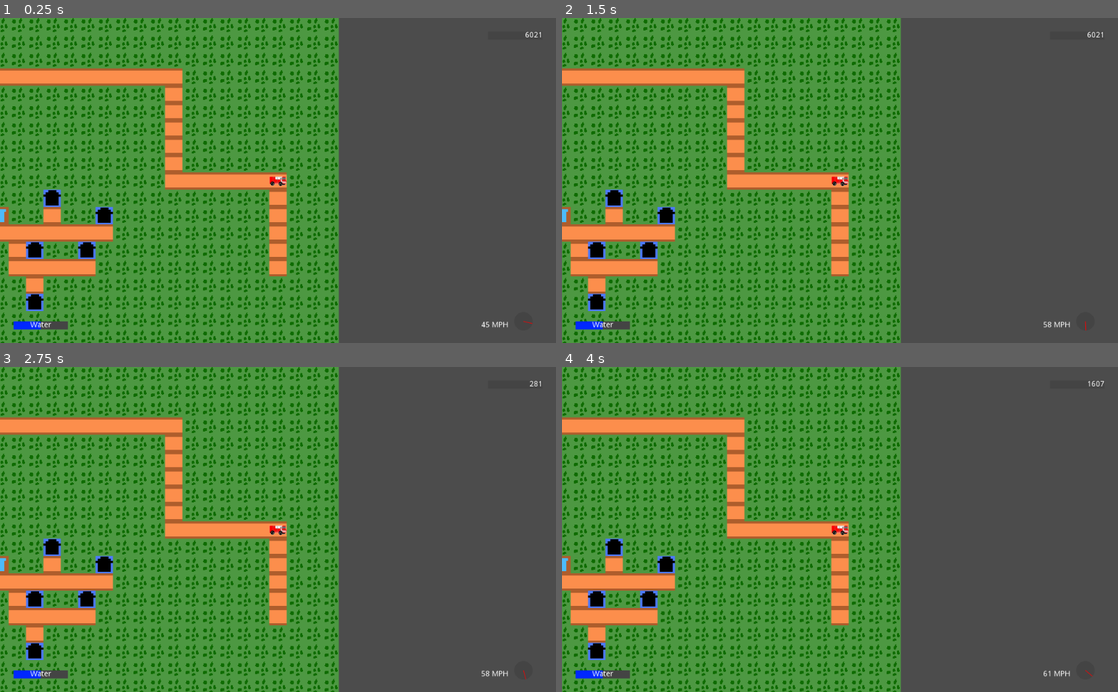
Above: before the commit, frames 1-4 (two rows, left to right).
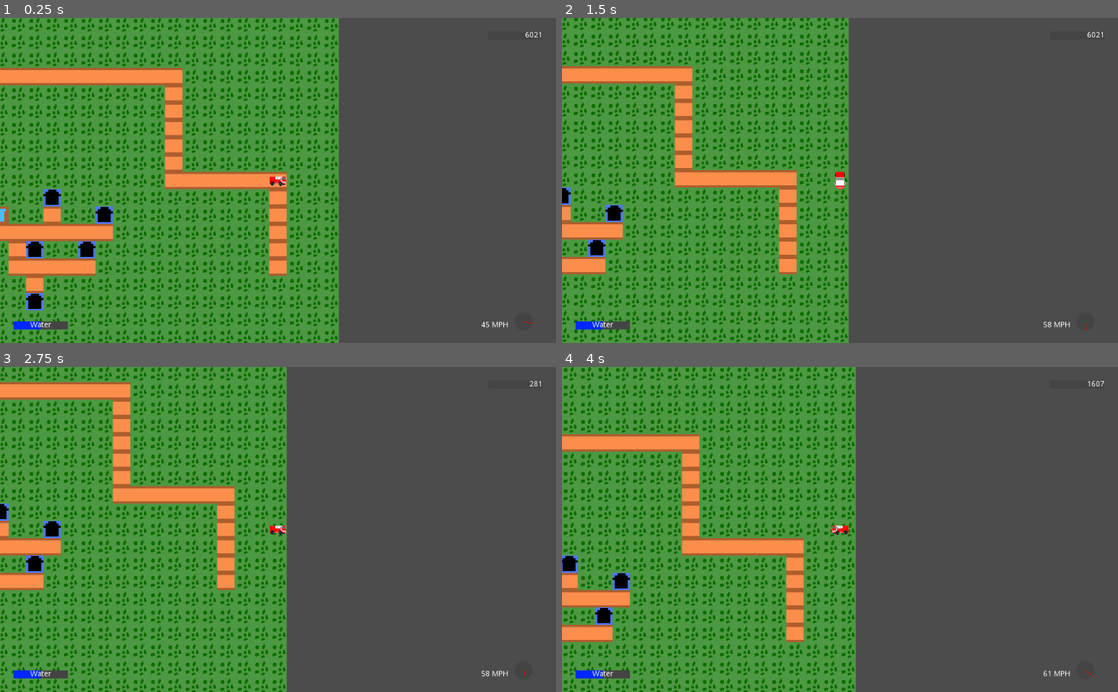
Above: after the commit, the same moments.

Repository: ConsoleCowboysInCyberspace/inferno
Game: Godot game, scene res://Scenes/main_level.tscn
Two runs of this game, one before a commit and one after it. Both use one fixed random seed, a clock stepped at 60 frames per second and the inputs below.
Inputs (mouse positions are in pixels of both pictures, inside the frame that each line leads up to):
- Up to frame 1 (0.25 s): no input
- Up to frame 2 (1.5 s): tap Enter at 0.5 s; move the mouse to (962, 164) at 0.52 s; hold D (truck_right) 0.53-1.28 s; tap Space (dig_trench) at 0.6, 1.35 s; click (962, 164) at 0.67 s; move the mouse to (728, 196) at 1.27 s; hold S (truck_down) from 1.28 s (still down); click (728, 196) at 1.42 s
- Up to frame 3 (2.75 s): move the mouse to (333, 458) at 2.02 s; release S (truck_down) at 2.03 s; hold D (truck_right) from 2.03 s (still down); tap Space (dig_trench) at 2.1 s; click (333, 458) at 2.17 s
- Up to frame 4 (4 s): tap Space (dig_trench) at 2.75, 2.85, 3.6 s; move the mouse to (812, 594) at 2.77 s; release D (truck_right) at 2.78 s; hold W (truck_up) 2.78-3.53 s; click (812, 594) at 2.92 s; move the mouse to (1006, 578) at 3.52 s; hold A (truck_left) from 3.53 s (still down); click (1006, 578) at 3.67 s

The runs differ from the first frame. In frame 1, 6.1% of the frame differs, in the area x 0-61%, y 0-100%; in frame 2, 30%; in frame 3, 25%; in frame 4, 34%.
Error before the commit: Parse Error: Too few arguments for "is_mouse_button_pressed()" call. Expected at least 1. (res://scripts/TruckScript.gd:43)

Commit message:
Implement hold-to-fire for water cannon

Diff:
--- a/Scenes/main_level.tscn
+++ b/Scenes/main_level.tscn
@@ -43,8 +43,6 @@
 [node name="Fire_Truck" parent="." instance=ExtResource( 3 )]
 position = Vector2( 1936.03, 591.34 )
 scale = Vector2( 0.5, 0.5 )
-water_amount = null
-squareSize = null
 
 [node name="windEmbers" parent="." instance=ExtResource( 6 )]
 position = Vector2( 21.748, 482.85 )
--- a/scripts/TruckScript.gd
+++ b/scripts/TruckScript.gd
@@ -15,6 +15,7 @@
 var targetPos = null
 var digTimer : Timer
 var digPos : Vector2
+var lastMousePosition: Vector2 = Vector2(0, 0)
 
 # Custom init that is called from the controller
 func customInit():
@@ -40,8 +41,8 @@
 	if Input.is_action_just_released("dig_trench"):
 		digTrench()
 
-	if Input.is_mouse_button_pressed():
-		pass
+	if Input.is_mouse_button_pressed(BUTTON_LEFT):
+		try_fire_cannon(lastMousePosition)
 
 	if !targetPos:
 		if Input.is_action_pressed("truck_up"):
@@ -79,12 +80,10 @@
 			velocity = 0
 
 func _input(event):
-	if event is InputEventMouseButton:
-		if event.button_index == BUTTON_LEFT && event.pressed:
-			on_left_clicked(event)
-
-func on_left_clicked(event: InputEvent):
-	try_fire_cannon(event.position)
+	if event is InputEventMouseMotion:
+		# we have to cache this as there is no way to proactively
+		# query it from the Input system
+		lastMousePosition = event.position
 
 func try_fire_cannon(mousePosition):
 	# redundant calls
@@ -115,6 +114,9 @@
 
 # fires water on tile unless truck has ed
 func fire_waterCannon(tile):
+	print("firing water cannon at ", tile)
+	print(water_amount)
+	print(water_per_firing)
 	var new_amount = water_amount - water_per_firing
 
 	if (new_amount < 0):
--- a/scripts/Wind.gd
+++ b/scripts/Wind.gd
@@ -19,29 +19,29 @@
 const angle_step = 0.75
 
 func _ready():
-    var rng = RandomNumberGenerator.new()
-    rng.randomize()
+	var rng = RandomNumberGenerator.new()
+	rng.randomize()
 
-    speed_noise = OpenSimplexNoise.new()
-    speed_noise.seed = rng.randi()
-    angle_noise = OpenSimplexNoise.new()
-    angle_noise.seed = rng.randi()
+	speed_noise = OpenSimplexNoise.new()
+	speed_noise.seed = rng.randi()
+	angle_noise = OpenSimplexNoise.new()
+	angle_noise.seed = rng.randi()
 
-    _physics_process(1) # set initial values
+	_physics_process(1) # set initial values
 
 func _physics_process(delta):
-    var now = OS.get_ticks_msec() / 1000.0
+	var now = OS.get_ticks_msec() / 1000.0
 
-    if now - last_speed > speed_delay:
-        last_speed = now
-        wind_speed = int(60 + 50 * speed_noise.get_noise_1d(speed_time))
-        speed_time += speed_step
+	if now - last_speed > speed_delay:
+		last_speed = now
+		wind_speed = int(60 + 50 * speed_noise.get_noise_1d(speed_time))
+		speed_time += speed_step
 
-        emit_signal("wind_speed_changed", wind_speed)
+		emit_signal("wind_speed_changed", wind_speed)
 
-    if now - last_angle > angle_delay:
-        last_angle = now
-        wind_angle = 360 * angle_noise.get_noise_1d(angle_time)
-        angle_time += angle_step
+	if now - last_angle > angle_delay:
+		last_angle = now
+		wind_angle = 360 * angle_noise.get_noise_1d(angle_time)
+		angle_time += angle_step
 
-        emit_signal("wind_angle_changed", wind_angle)
+		emit_signal("wind_angle_changed", wind_angle)
Not shown, removed: Scenes/main_level.tscn.tmp
